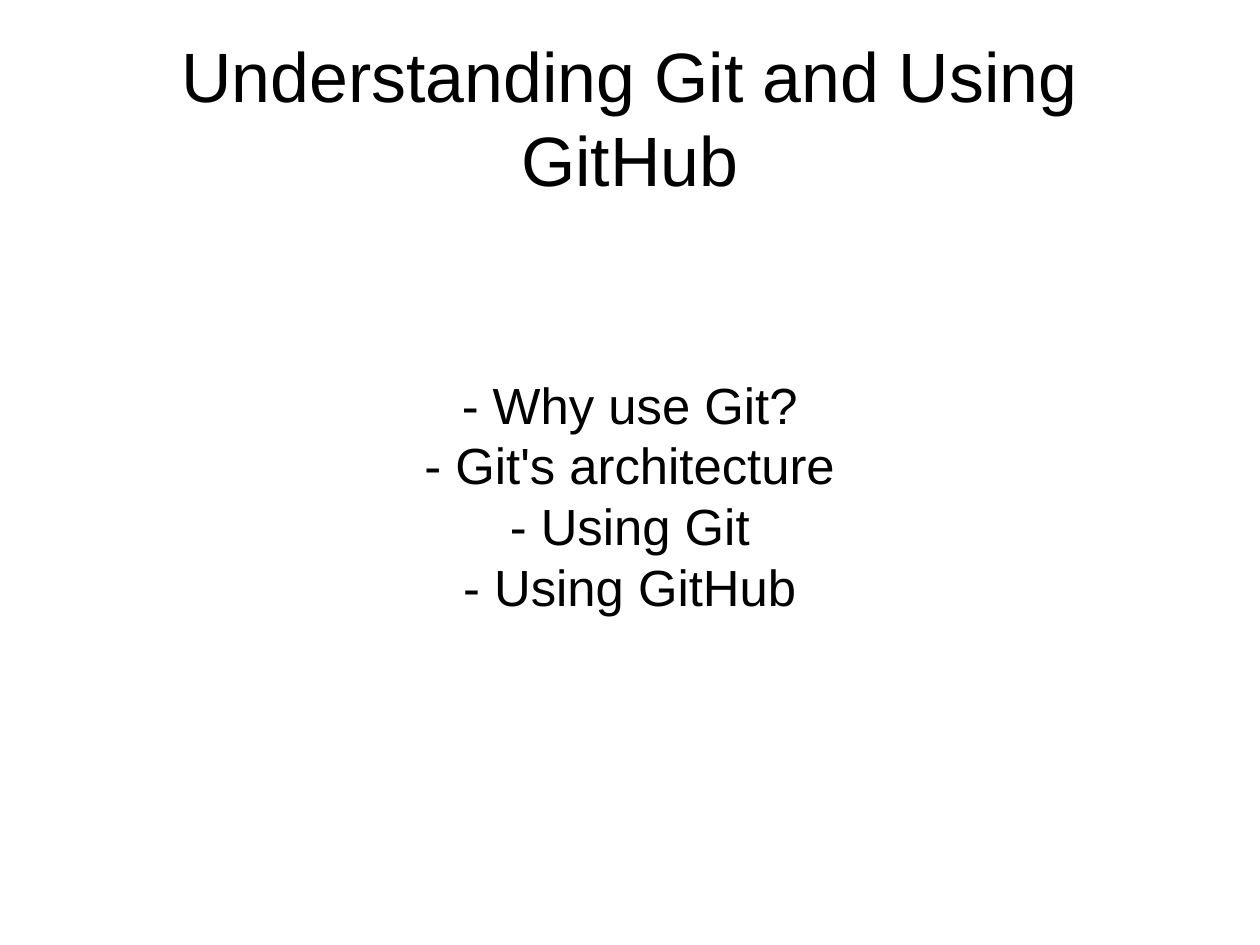
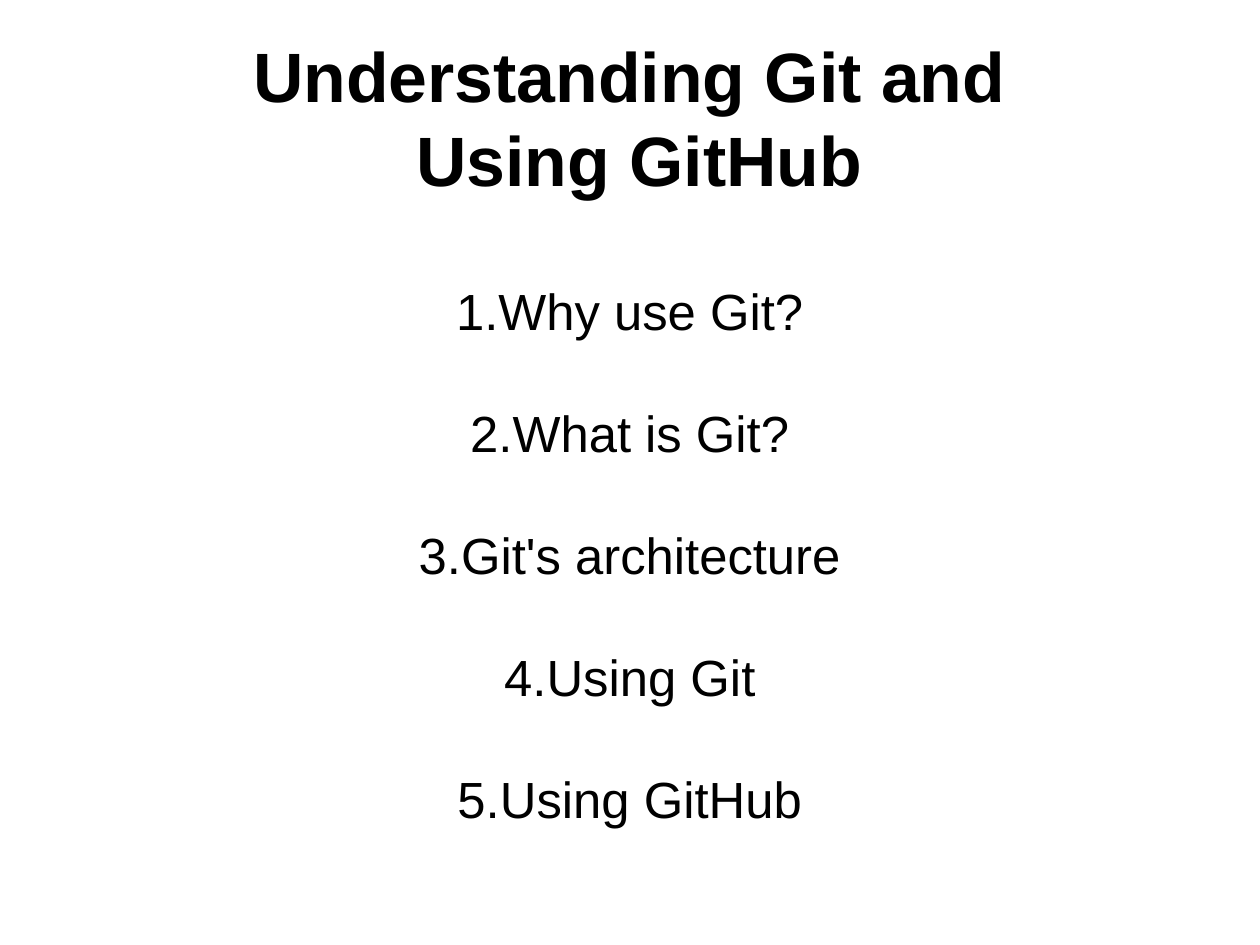
Before and after one commit to ifpingram/soslug, a slide deck: slide 1 of Understanding_Git_and_using_Github.odp. Drawn at 1260x945 pixels with LibreOffice and Linux fonts; fonts in the diff are those of the drawing. Boxes give left, top, right and bottom in pixels: in the first picture for what was removed or moved away, otherwise in the second. Text is boxed around its words. In the diff, an @@ line names an element or a change of style, - is before the commit and + after.

Commit message:
Added slides: Why use Git?,  What is Git?, Why is Distributed a good approach?

```diff
--- a/Understanding_Git_and_using_Github.odp
+++ b/Understanding_Git_and_using_Github.odp
@@ title "Understanding Git and Using GitHub" at bbox=[253, 51, 1005, 199]: bold on @@
@@ subtitle at bbox=[419, 293, 840, 828]: text changed @@
-- Why use Git?
-- Git's architecture
-- Using Git
-- Using GitHub
+1. Why use Git?
+2. What is Git?
+3. Git's architecture
+4. Using Git
+5. Using GitHub
```
Also in this commit, not shown: 1 other slide changed, 2 slides added.
